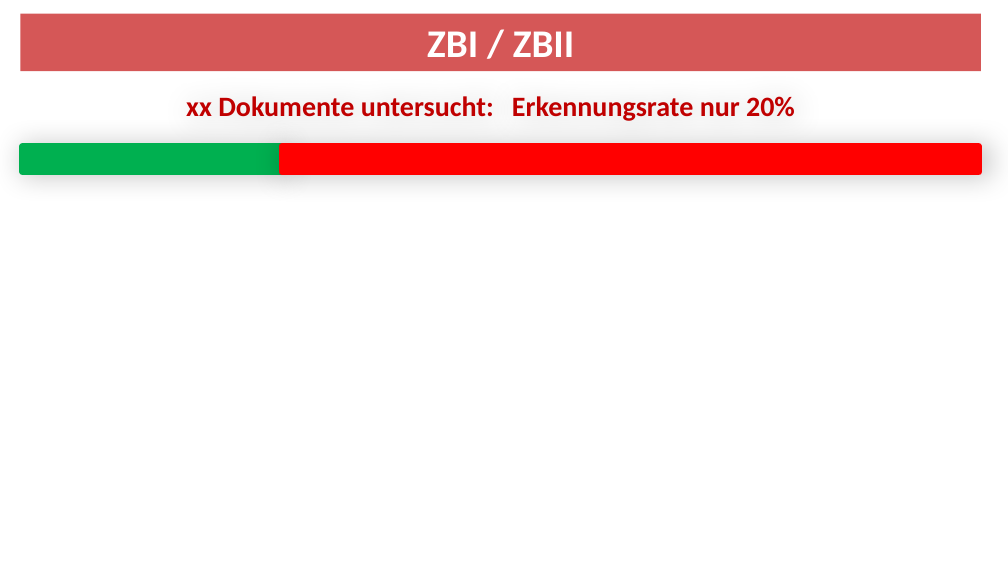
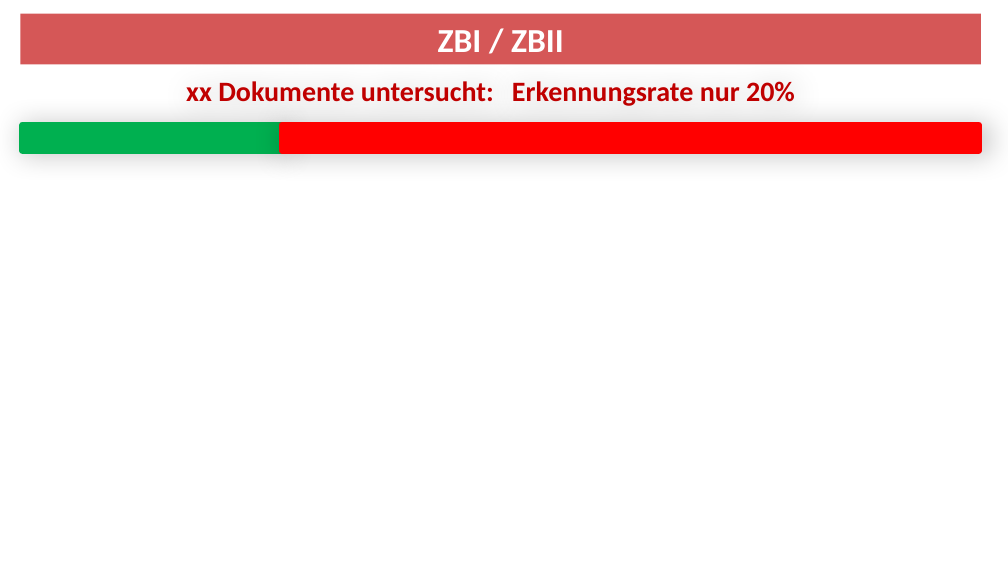
Before and after one commit to runmat/mj, a slide deck: slide 3 of Jahresziele/2015/ABBYY/Fazit-ZBII.pptx. Drawn at 1008x567 pixels with LibreOffice and Linux fonts; fonts in the diff are those of the drawing. Boxes give left, top, right and bottom in pixels: in the first picture for what was removed or moved away, otherwise in the second. Text is boxed around its words. In the diff, an @@ line names an element or a change of style, - is before the commit and + after.

```diff
--- a/Jahresziele/2015/ABBYY/Fazit-ZBII.pptx
+++ b/Jahresziele/2015/ABBYY/Fazit-ZBII.pptx
@@ rectangle "ZBI / ZBII": place and size @@
-rectangle "ZBI / ZBII" at (20, 14, 981, 72)
+rectangle "ZBI / ZBII" at (20, 14, 981, 65)
@@ rectangle "ZBI / ZBII" at (20, 14, 981, 65): size 28 to 24 pt @@
@@ text "xx Dokumente untersucht:": place and size @@
-text "xx Dokumente untersucht:" at (186, 96, 494, 117)
+text "xx Dokumente untersucht:" at (186, 81, 494, 102)
@@ text "Erkennungsrate nur 20%": place and size @@
-text "Erkennungsrate nur 20%" at (512, 96, 795, 121)
+text "Erkennungsrate nur 20%" at (512, 81, 795, 106)
@@ rectangle: place and size @@
-rectangle at (22, 146, 281, 172)
+rectangle at (22, 125, 281, 151)
@@ rectangle: place and size @@
-rectangle at (282, 146, 979, 172)
+rectangle at (282, 125, 979, 151)
```
Also in this commit, not shown: 2 other slides changed, 3 other files.
